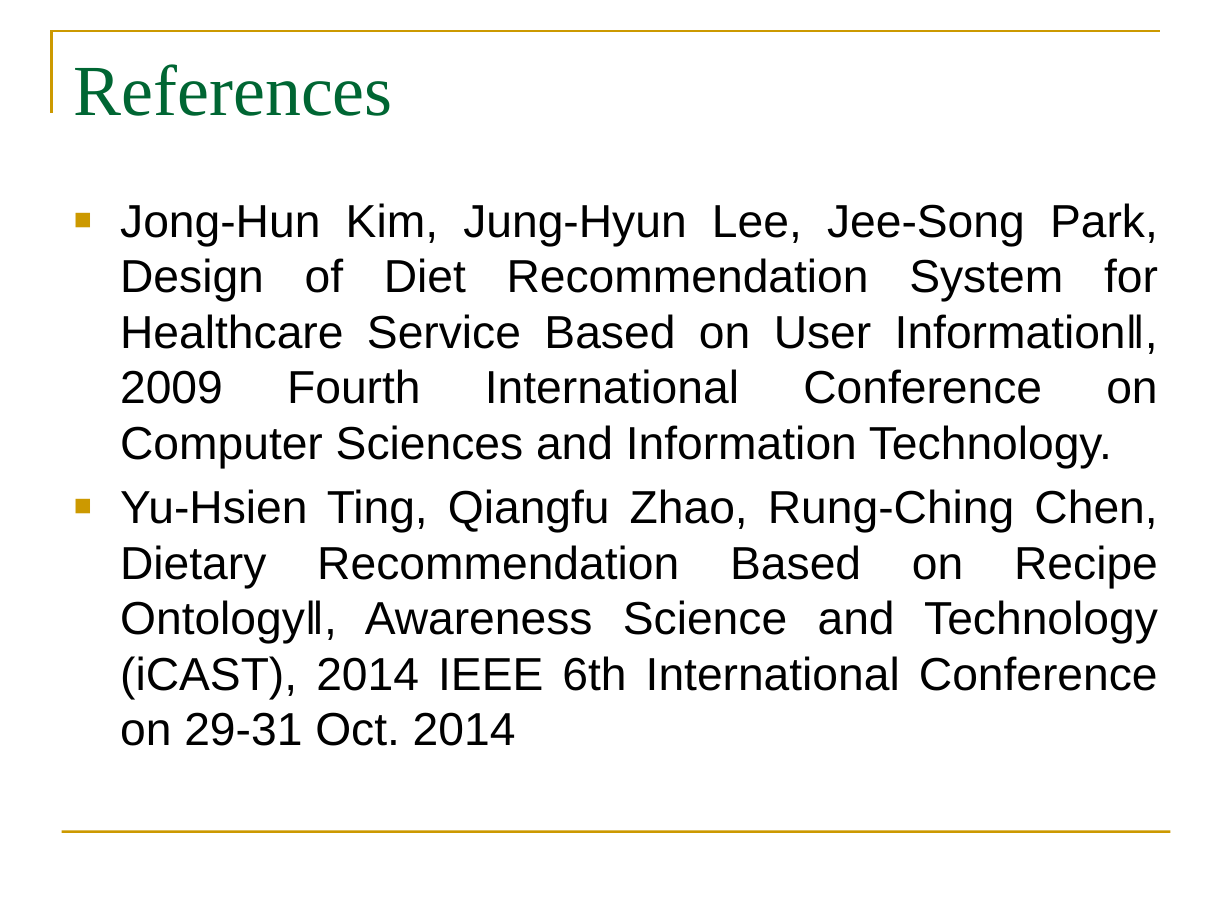
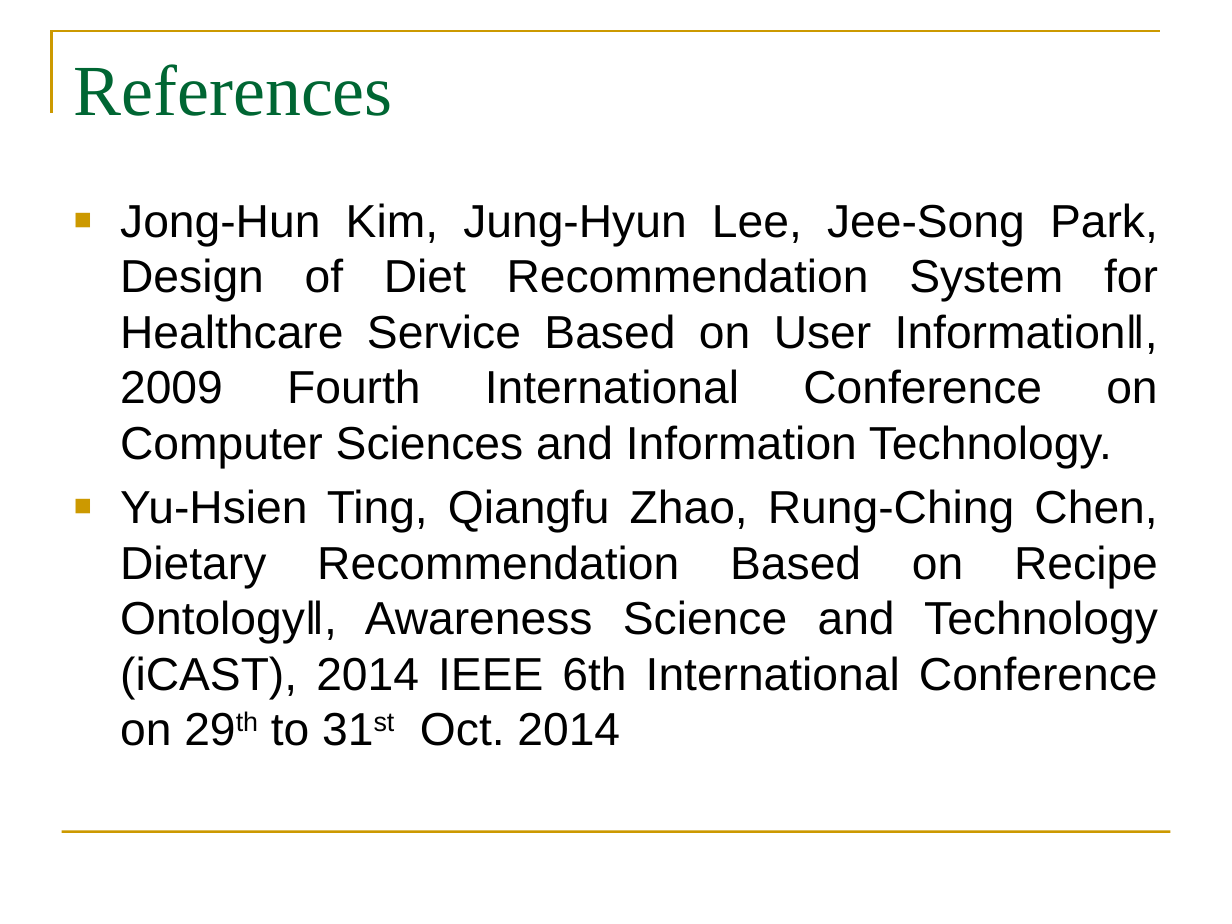
Before and after one commit to SR-SudhaRachana/project-Review-2, a slide deck: slide 14 of Abstract review -2 B8(1).pptx. Drawn at 1232x924 pixels with LibreOffice and Linux fonts; fonts in the diff are those of the drawing; background and template pictures are left out. Boxes give left, top, right and bottom in pixels: in the first picture for what was removed or moved away, otherwise in the second. Text is boxed around its words. In the diff, an @@ line names an element or a change of style, - is before the commit and + after.

```diff
--- a/Abstract review -2 B8(1).pptx
+++ b/Abstract review -2 B8(1).pptx
@@ text at [120, 489, 1158, 746]: text changed @@
-■ Yu-Hsien Ting, Qiangfu Zhao, Rung-Ching Chen, Dietary Recommendation Based on Recipe Ontology‖, Awareness Science and Technology (iCAST), 2014 IEEE 6th International Conference on 29-31 Oct. 2014
+■ Yu-Hsien Ting, Qiangfu Zhao, Rung-Ching Chen, Dietary Recommendation Based on Recipe Ontology‖, Awareness Science and Technology (iCAST), 2014 IEEE 6th International Conference on 29th to 31st Oct. 2014
```
Also in this commit, not shown: 1 slide added.
